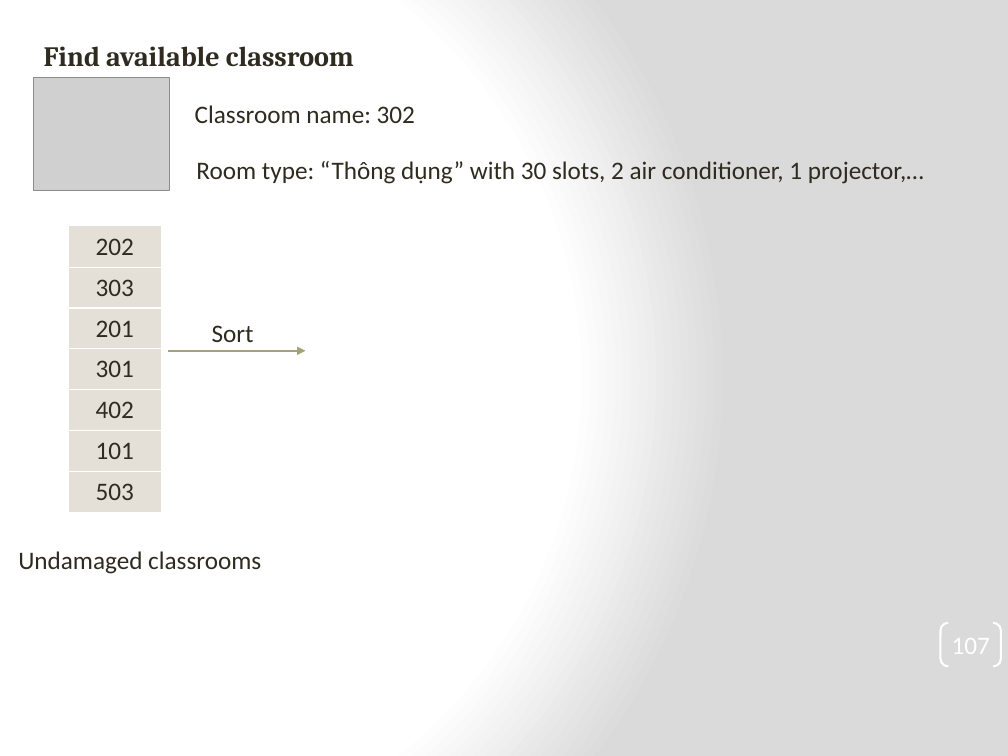
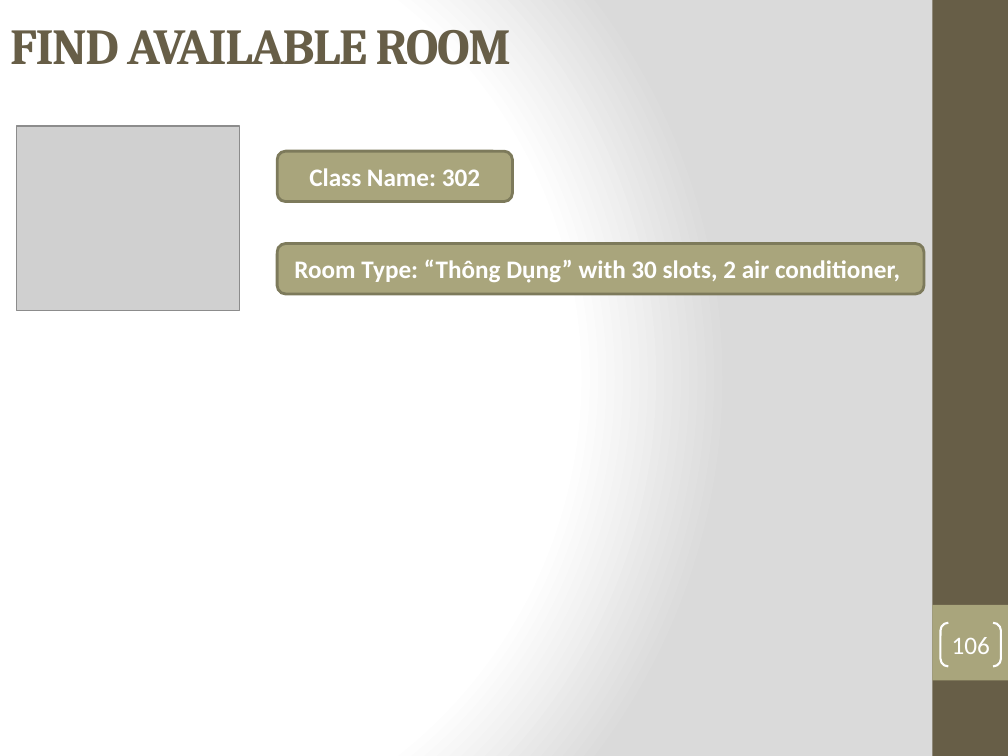
Before and after one commit to tranquang9a1/ECRM, a slide deck: slide 106 of Document/ECRM-Presentation v4.pptx (slide 107 before the commit). Drawn at 1008x756 pixels with LibreOffice and Linux fonts; fonts in the diff are those of the drawing; grey boxes stand for pictures. Boxes give left, top, right and bottom in pixels: in the first picture for what was removed or moved away, otherwise in the second. Text is boxed around its words. In the diff, an @@ line names an element or a change of style, - is before the commit and + after.

```diff
--- a/Document/ECRM-Presentation v4.pptx
+++ b/Document/ECRM-Presentation v4.pptx
@@ text "FIND AVAILABLE ROOM" at [10, 30, 511, 65]: vertical alignment top to middle @@
@@ rectangle added at [932, 0, 1008, 756], fill #675E47 @@
@@ text at [10, 30, 511, 65]: text changed; size 20 to 36 pt; text colour #2F2B20 to #675E47 @@
-Find available classroom
+FIND AVAILABLE ROOM
@@ text removed at [195, 105, 415, 123] @@
-Classroom name: 302
@@ picture: place and size @@
-picture at [33, 78, 168, 191]
+picture at [17, 126, 240, 310]
@@ rounded rectangle added at [277, 151, 512, 202], fill #A9A57C, outline #7D7A5C 2 pt, 18 pt, text #FFFFFF, bold @@
+Class Name: 302
@@ table removed at [69, 226, 161, 512], 7 rows, 1 columns @@
-202
-303
-201
-301
-402
-101
-503
@@ rounded rectangle "Room Type: “Thông Dụng” with ...": place and size @@
-rounded rectangle "Room Type: “Thông Dụng” with ..." at [196, 161, 924, 184]
+rounded rectangle "Room Type: “Thông Dụng” with ..." at [277, 244, 924, 294]
@@ rounded rectangle "Room Type: “Thông Dụng” with ..." at [277, 244, 924, 294]: vertical alignment top to middle; fill none to #A9A57C; outline none to #7D7A5C 2 pt @@
@@ text in rounded rectangle at [294, 260, 900, 283]: text changed; text colour #2F2B20 to #FFFFFF; bold on @@
-Room type: “Thông dụng” with 30 slots, 2 air conditioner, 1 projector,…
+Room Type: “Thông Dụng” with 30 slots, 2 air conditioner,
@@ text removed at [212, 325, 254, 342] @@
-Sort
@@ arrow removed from (168, 351) to (305, 351) @@
@@ text removed at [18, 551, 261, 574] @@
-Undamaged classrooms
@@ rectangle added at [932, 605, 1008, 680], fill #A9A57C @@
@@ page number at [952, 637, 990, 654]: text changed @@
-107
+106
```
Also in this commit, not shown: 17 other slides changed, 17 slides added, 6 slides removed.
